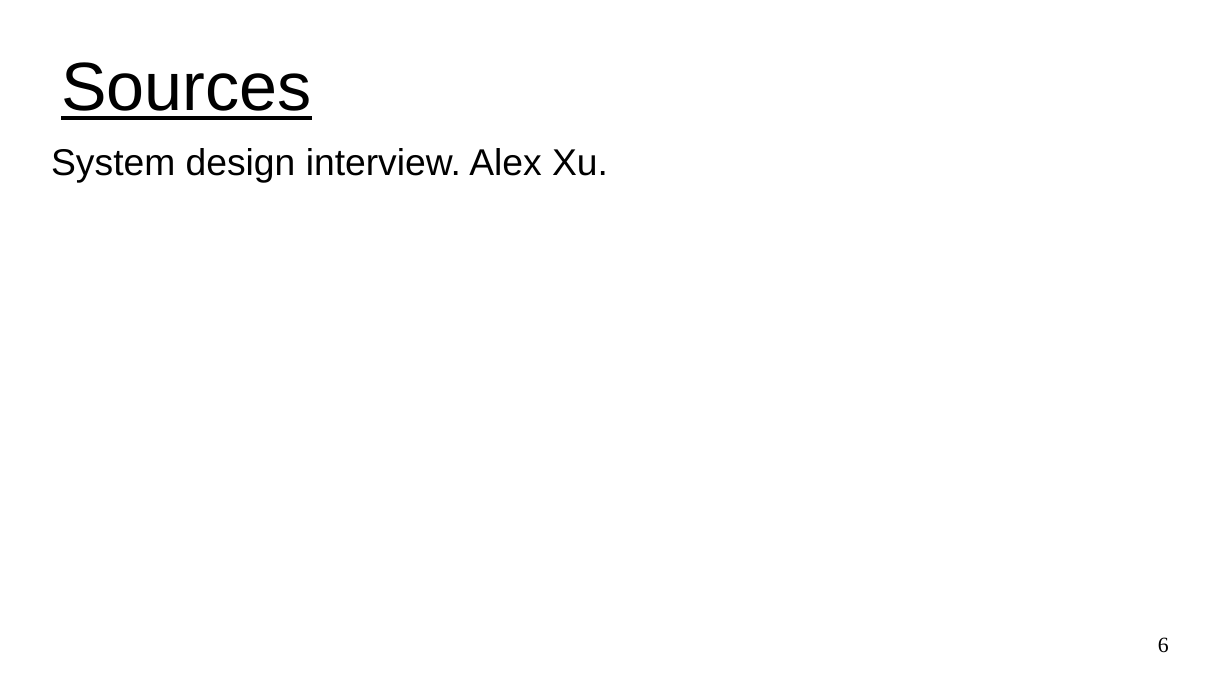
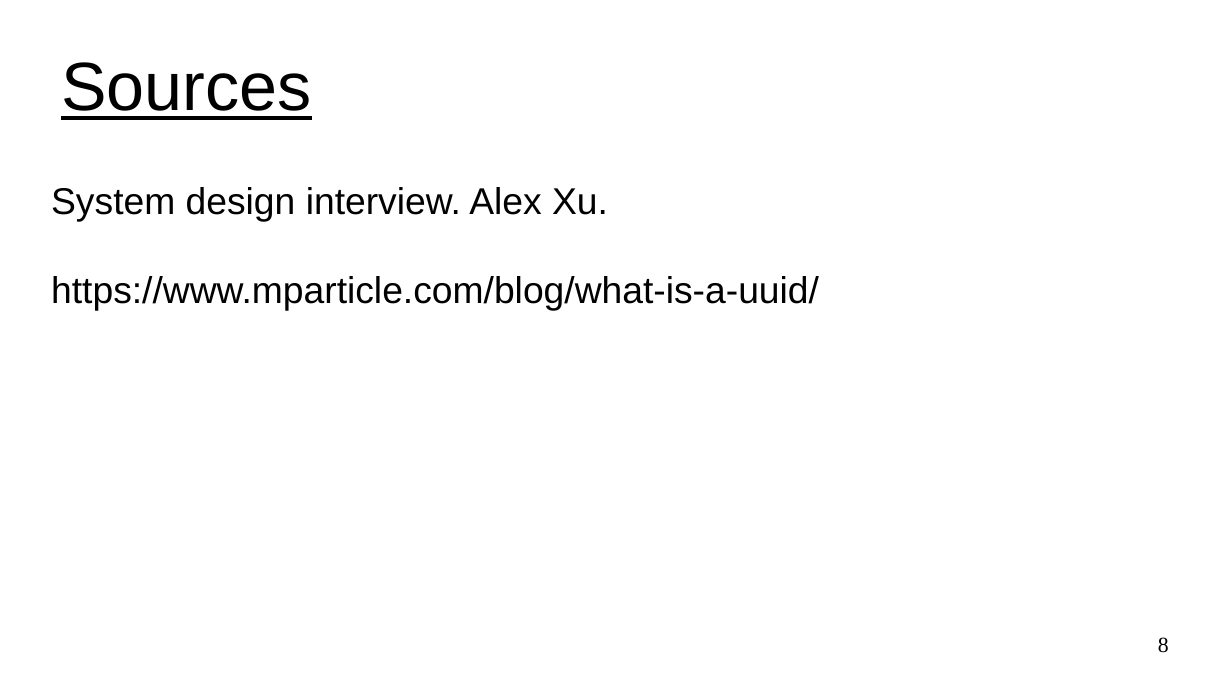
Before and after one commit to UVADS/distributed_computing, a slide deck: slide 8 of 03_dataframes_and_spark_sql/design_unique_id_generator.ppt (slide 6 before the commit). Drawn at 1232x693 pixels with LibreOffice and Linux fonts; fonts in the diff are those of the drawing. Boxes give left, top, right and bottom in pixels: in the first picture for what was removed or moved away, otherwise in the second. Text is boxed around its words. In the diff, an @@ line names an element or a change of style, - is before the commit and + after.

Commit message:
added to uuid

```diff
--- a/03_dataframes_and_spark_sql/design_unique_id_generator.ppt
+++ b/03_dataframes_and_spark_sql/design_unique_id_generator.ppt
@@ text "System design interview. Alex Xu.": place and size @@
-text "System design interview. Alex Xu." at [51,148,608,183]
+text "System design interview. Alex Xu." at [51,187,819,311]
@@ text at [51,276,819,311]: paragraph added @@
+https://www.mparticle.com/blog/what-is-a-uuid/
@@ page number at [1158,637,1169,653]: text changed @@
-6
+8
```
Also in this commit, not shown: 1 other slide changed, 2 slides added, 1 other file.
